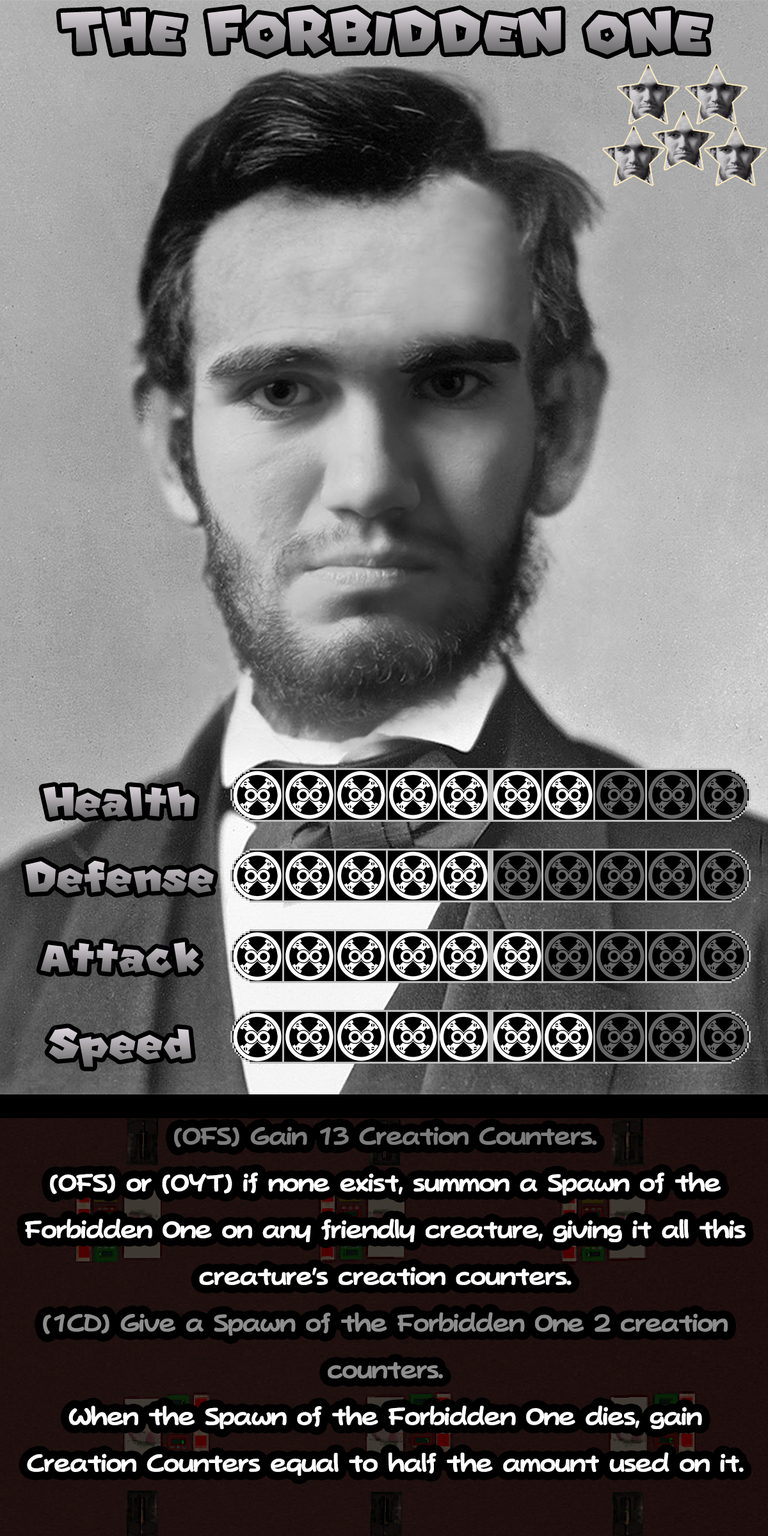
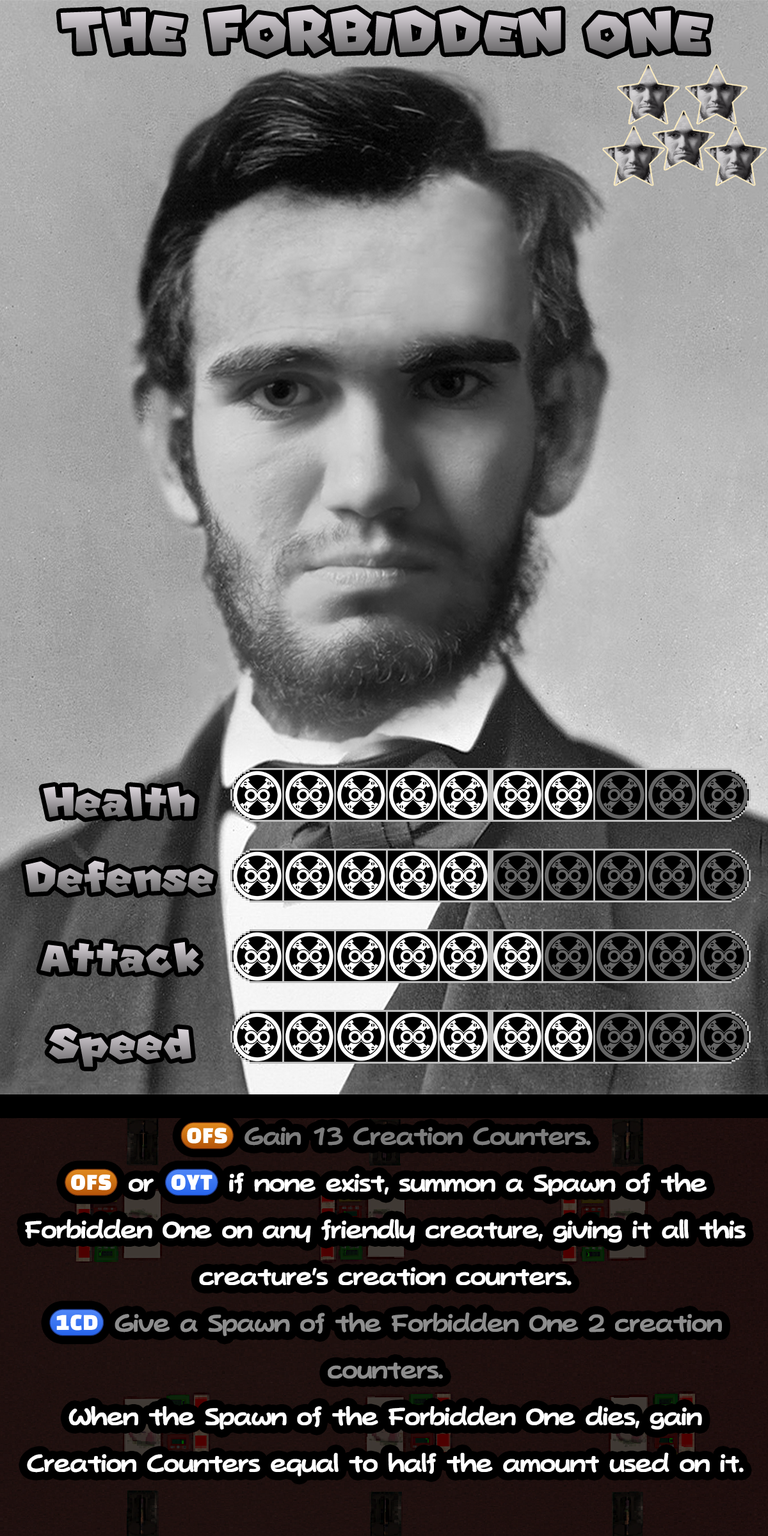
The second 768 × 1536 image is a revision of the first. Changes to its layers:
painted on "Ability" over [24,1121,746,1477]
